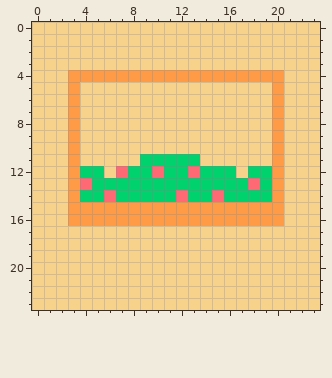
A pixel-art sprite gets an edit: logement_3.png. The picture above was drawn from the file before the commit.
The file is 24x24 pixels.
Now the later version:
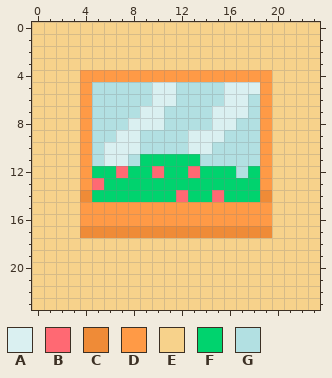
Palette (. is transparent): A #daf0f1  B #ff6973  C #ef8b37  D #ff9a46  E #f7d28b  F #00d36e  G #b2e0e2
Message: logements Cam
Difference:
{"y":4,"x":3,"old":"D","new":"E"}
{"y":4,"x":20,"old":"D","new":"E"}
{"y":5,"x":3,"old":"DEEEEEEEEEEEEEEEED","new":"EDGGGGGAAGGGGAAADE"}
{"y":6,"x":3,"old":"DEEEEEEEEEEEEEEEED","new":"EDGGGGGAAGGGGAAGDE"}
{"y":7,"x":3,"old":"DEEEEEEEEEEEEEEEED","new":"EDGGGGAAGGGGAAAGDE"}
{"y":8,"x":3,"old":"DEEEEEEEEEEEEEEEED","new":"EDGGGAAAGGGGAAGGDE"}
{"y":9,"x":3,"old":"DEEEEEEEEEEEEEEEED","new":"EDGGAAGGGGAAAGGGDE"}
{"y":10,"x":3,"old":"DEEEEEEEEEEEEEEEED","new":"EDGAAAGGGGAAGGGGDE"}
{"y":11,"x":3,"old":"DEEEEE","new":"EDGAAG"}
{"y":11,"x":14,"old":"EEEEEED","new":"GGGGGDE"}
{"y":12,"x":3,"old":"DF","new":"ED"}
{"y":12,"x":6,"old":"E","new":"F"}
{"y":12,"x":17,"old":"E","new":"G"}
{"y":12,"x":19,"old":"FD","new":"DE"}
{"y":13,"x":3,"old":"DBF","new":"EDB"}
{"y":13,"x":18,"old":"BFD","new":"FDE"}
{"y":14,"x":3,"old":"DF","new":"EC"}
{"y":14,"x":6,"old":"B","new":"F"}
{"y":14,"x":19,"old":"FD","new":"CE"}
{"y":15,"x":3,"old":"D","new":"E"}
{"y":15,"x":20,"old":"D","new":"E"}
{"y":16,"x":3,"old":"D","new":"E"}
{"y":16,"x":20,"old":"D","new":"E"}
{"y":17,"x":4,"old":"EEEEEEEEEEEEEEEE","new":"CCCCCCCCCCCCCCCC"}
{"label":"changed","picture_box":[68,70,284,238]}
